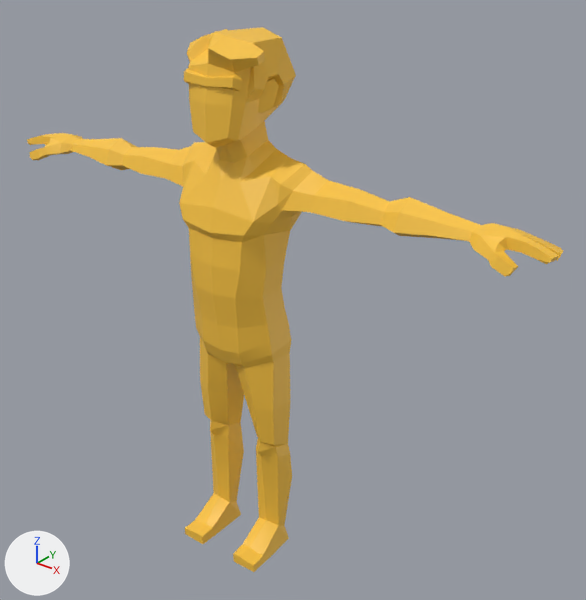
Before and after pictures for a commit that changed the glTF model public/animations/MaleDummyIdle.glb.
One viewpoint serves both versions: a 50 mm lens placed at (1.85, -2.02, 2.38), pointed at (0.14, 0.13, 1.05). Arrows for +X, +Y and +Z are at lower left; the lights stay in place. Where no turn or scale is listed for an object, it has been applied to the vertices. Vertices at the same position are counted once.

In view in the first picture: 'Character_Hair_Male_01', 'Character_Male_Face_01'.
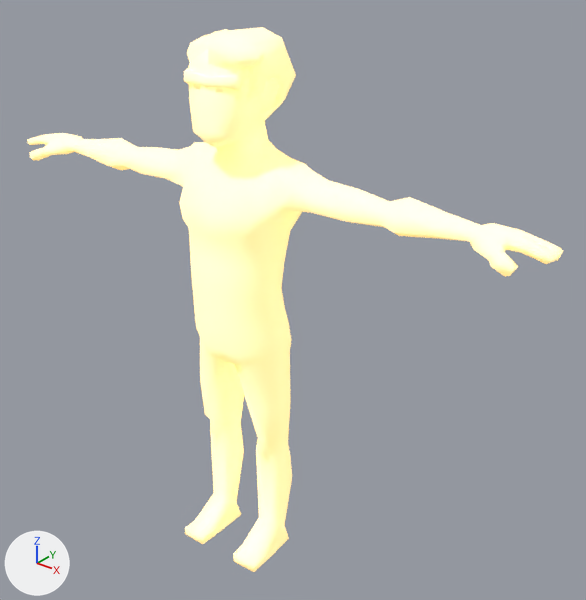
Where the change shows, as pixel boxes (x1, y1, x2, y2) in the pictures (586 x 600 px):
'Character_Male_Face_01', recoloured, surface changed, shading changed
    both: (27, 49, 563, 572)
'Character_Hair_Male_01', recoloured, surface changed, shading changed
    both: (187, 27, 296, 107)
part 1 of me_mesh_001, shading changed
    both: (204, 32, 269, 102)
part 2 of me_mesh_002, shading changed
    both: (28, 68, 549, 557)

Edits to the bpy script that builds the scene:
```text
Change mat_material_001:
    mat_material_001.base_color: (0.965, 0.558, 0.0529) -> (1.0, 1.0, 1.0)  # yellow #fbc541 -> white #ffffff
    add mat_material_001.emission_color = (0.965, 0.558, 0.0529)  # yellow #fbc541
    mat_material_001.metallic: 0.0 -> 1.0
    mat_material_001.roughness: 0.5 -> 1.0
    add mat_material_001.emission_strength = 1.0
Change me_mesh_001:
    where me_mesh_001.from_pydata(...)  # 75 vertices, 119 faces; spans x -0.177..0.169, y -0.139..0.183, z 1.77..2.019
    used by ob_character_hair_male_01; location = (0.0, 0.0, 0.0)
    me_mesh_001 part 1: all faces are now shaded smooth (13 of 119 changed)
Change me_mesh_002:
    where me_mesh_002.from_pydata(...)  # 534 vertices, 1048 faces; spans x -1.15..1.14, y -0.22..0.17, z -0.02..1.99
    used by ob_character_male_face_01; location = (0.0, 0.0, 0.0)
    me_mesh_002 part 2: all faces are now shaded smooth (198 of 1048 changed)
```
